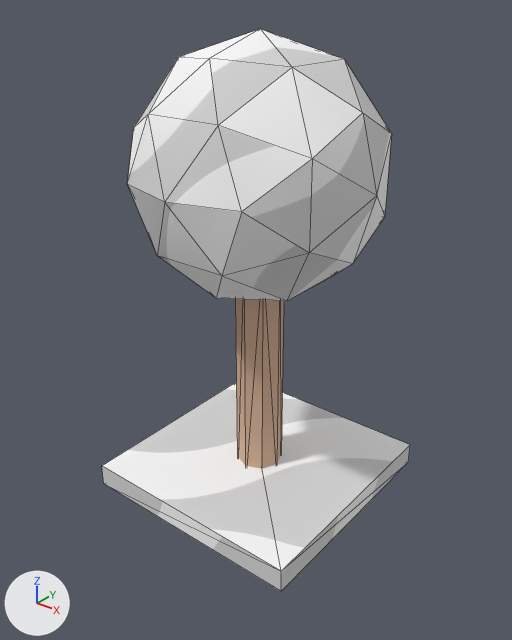
One commit to the OBJ model data/models/Tree1.obj: the scene before it, then after it.
The view is the same before and after, from a camera (50 mm lens) standing at (1.64, -2.08, 2.07) and looking at (0.02, -0.05, 0.81). The axes (+X, +Y, +Z) are drawn at lower left. The lights are the same throughout. Mesh edges are drawn as thin lines. Where no turn or scale is listed for an object, it has been applied to the vertices.

The scene before the commit, as lines of its bpy script (objects in view):
```python
me_tree1 = bpy.data.meshes.new('Tree1')
me_tree1.from_pydata(...)  # 66 vertices, 120 faces; spans x -0.5..0.5, y -0.5..0.5, z 0.0..1.9
# faces by material slot: [92, 28]
me_tree1.materials.append(mat_custommaterial2__instance)  # picture img_custommaterial2__instance__png
me_tree1.materials.append(mat_wooddark__instance___instance)  # beige #d1ae93
# before: 8 (0.1, 0.0, 1.1), 9 (0.07, -0.07, 1.1), 10 (0.07, 0.07, 1.1), 11 (0.0, 0.1, 1.1), 12 (0.0, -0.1, 1.1)
# before: 13 (-0.07, 0.07, 1.1), 14 (-0.07, -0.07, 1.1), 15 (-0.1, 0.0, 1.1)
ob_tree1 = bpy.data.objects.new('Tree1', me_tree1)
ob_tree1.location = (0.0, 0.0, 0.0)
```
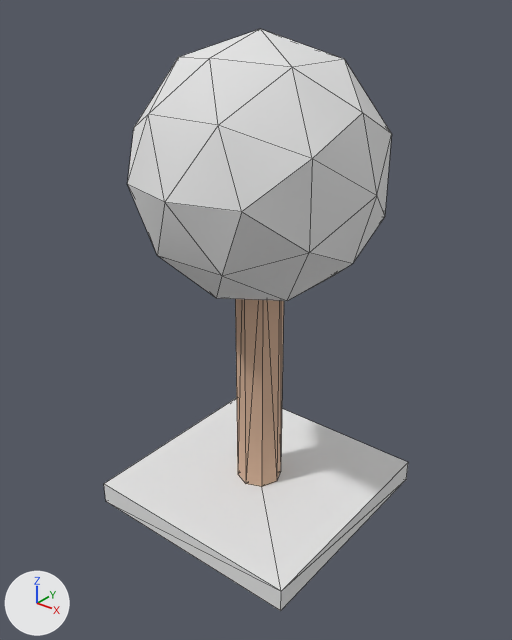
The newer file is also turned or shifted as a whole; pictures and numbers use the older file's frame.

Scene script edits in JSON lines:
```json
{"op": "add", "block": "mat_custommaterial3__instance", "code": ["mat_custommaterial3__instance = principled_material('customMaterial3 (Instance)')", "mat_custommaterial3__instance.base_color = (0.8, 0.8, 0.8)  # white #e7e7e7", "mat_custommaterial3__instance.roughness = 1.0"]}
{"block": "me_tree1", "where": "# used by ob_tree1; location = (0.0, 0.0, 0.0)"}
{"op": "remove", "block": "me_tree1", "code": "me_tree1.from_pydata(...)  # 66 vertices, 120 faces; spans x -0.5..0.5, y -0.5..0.5, z 0.0..1.9"}
{"op": "add", "block": "me_tree1", "code": "me_tree1.from_pydata(...)  # 66 vertices, 120 faces; spans x -0.5..0.5, y -0.5..0.5, z -0.1..1.9"}
{"block": "me_tree1", "change": "me_tree1 part 1: the loose piece of 8 vertices spanning x -0.5..0.5, y -0.5..0.5, z 0.0..0.1 is moved by (0.0, 0.0, -0.1)"}
{"block": "me_tree1", "change": "me_tree1 part 2"}
{"op": "add", "block": "me_tree1", "code": "for i in [*range(8, 16)]: me_tree1.vertices[i].co += Vector((0.0, 0.0, 0.1))"}
{"block": "me_tree1", "change": "me_tree1 part 3: all 92 faces that had it switch from mat_custommaterial2__instance (picture img_custommaterial2__instance__png) to mat_custommaterial3__instance (white #e7e7e7)"}
{"block": "me_tree1", "change": "me_tree1 part 4: texture (UV) coordinates of 72 of 120 faces, centred in x -0.44..0.44, y -0.44..0.44, z 0.37..1.71, changed; they spanned u -0.43..0.43, v 0.0..1.83 and now span u -0.43..0.43, v -0.4..1.93"}
```

Pixel boxes [x1, y1, x2, y2] of what changed, in the pictures (512 x 640 px; the box of a moved part takes in the faces that stretch with it):
```json
{"object": "Tree1", "change": "reshaped, recoloured, surface changed", "before": [102, 29, 410, 591], "after": [104, 29, 408, 611]}
{"part": 1, "of": "me_tree1", "change": "moved or reshaped", "before": [102, 382, 410, 591], "after": [104, 398, 408, 611]}
{"part": 2, "of": "me_tree1", "change": "moved or reshaped", "before": [235, 299, 284, 469], "after": [235, 299, 284, 487]}
{"part": 3, "of": "me_tree1", "change": "recoloured", "before": [149, 29, 362, 301], "after": [149, 29, 362, 301]}
{"part": 4, "of": "me_tree1", "change": "surface changed", "before": [128, 58, 392, 301], "after": [128, 58, 392, 301], "on screen": "white to grey"}
```
